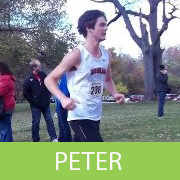
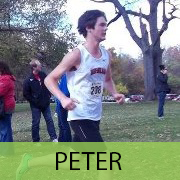
The second 180x180 image is a revision of the first. Changes to its layers:
painted on "PETER" over [56, 152, 122, 170]
"Rectangle 1": opacity 100% → 80% over [0, 142, 180, 180]
